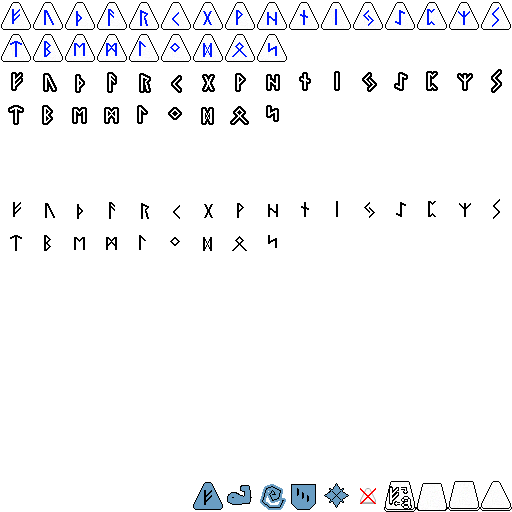
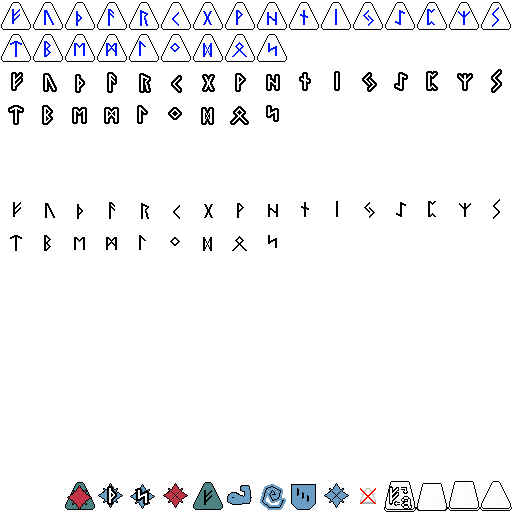
Layer changes from the first 512 × 512 image to the second:
painted on "letter" over box(65, 482, 222, 510)
